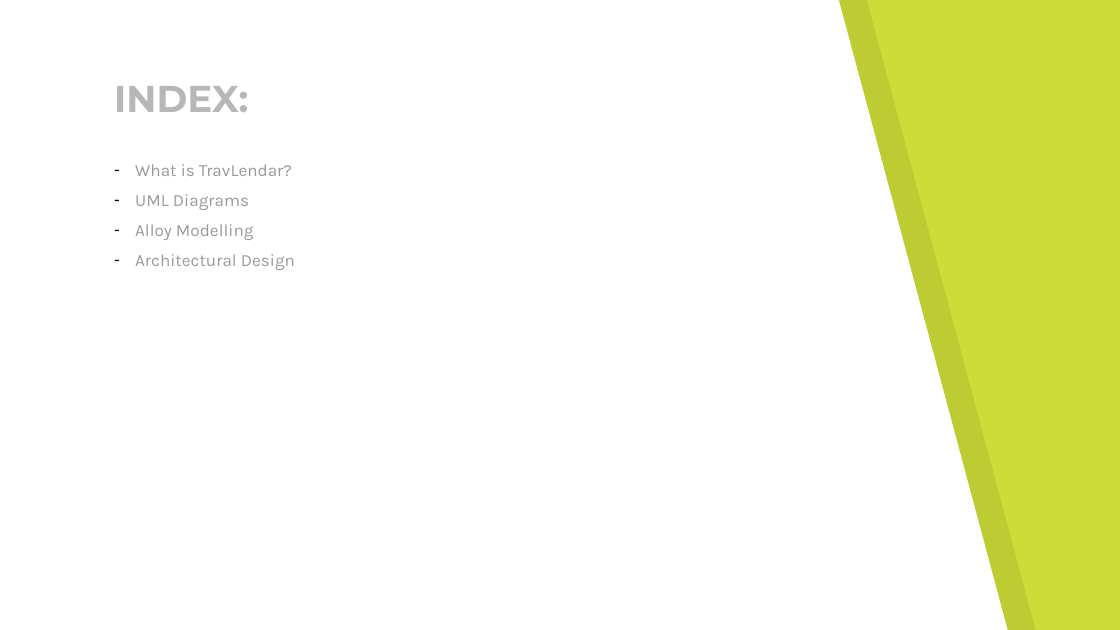
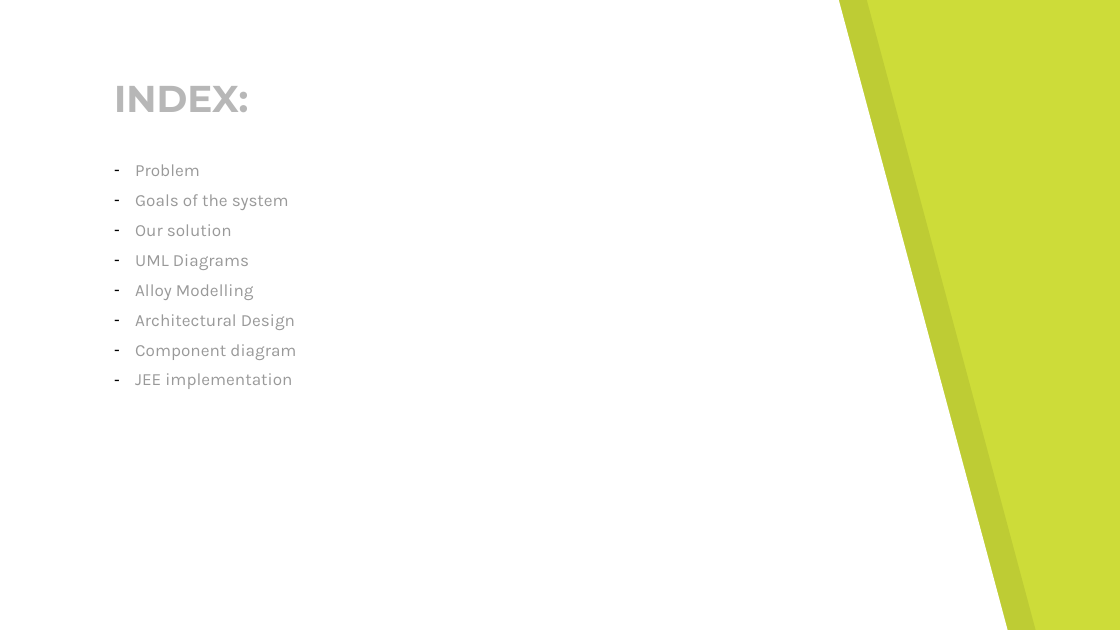
Before and after one commit to VictorAlvaro/PaslievAlvaro, a slide deck: slide 2 of TravLendarPresentation.pptx. Drawn at 1120x630 pixels with LibreOffice and Linux fonts; fonts in the diff are those of the drawing. Boxes give left, top, right and bottom in pixels: in the first picture for what was removed or moved away, otherwise in the second. Text is boxed around its words. In the diff, an @@ line names an element or a change of style, - is before the commit and + after.

Commit message:
Final presentation

```diff
--- a/TravLendarPresentation.pptx
+++ b/TravLendarPresentation.pptx
@@ text at [135, 164, 289, 236]: text changed @@
-– What is TravLendar?
+– Problem
+– Goals of the system
+– Our solution
@@ text at [135, 344, 296, 389]: paragraphs added @@
+– Component diagram
+– JEE implementation
```
Also in this commit, not shown: 3 other slides changed, 4 slides added, 22 slides removed, 1 other file.
